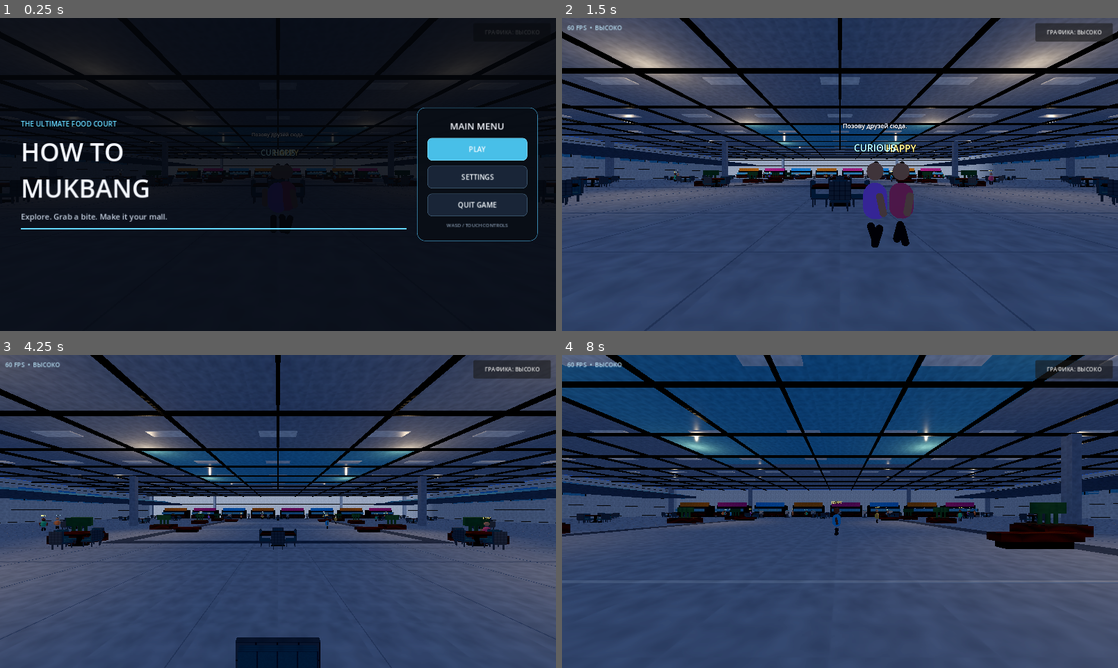
Above: before the commit, frames 1-4 (two rows, left to right).
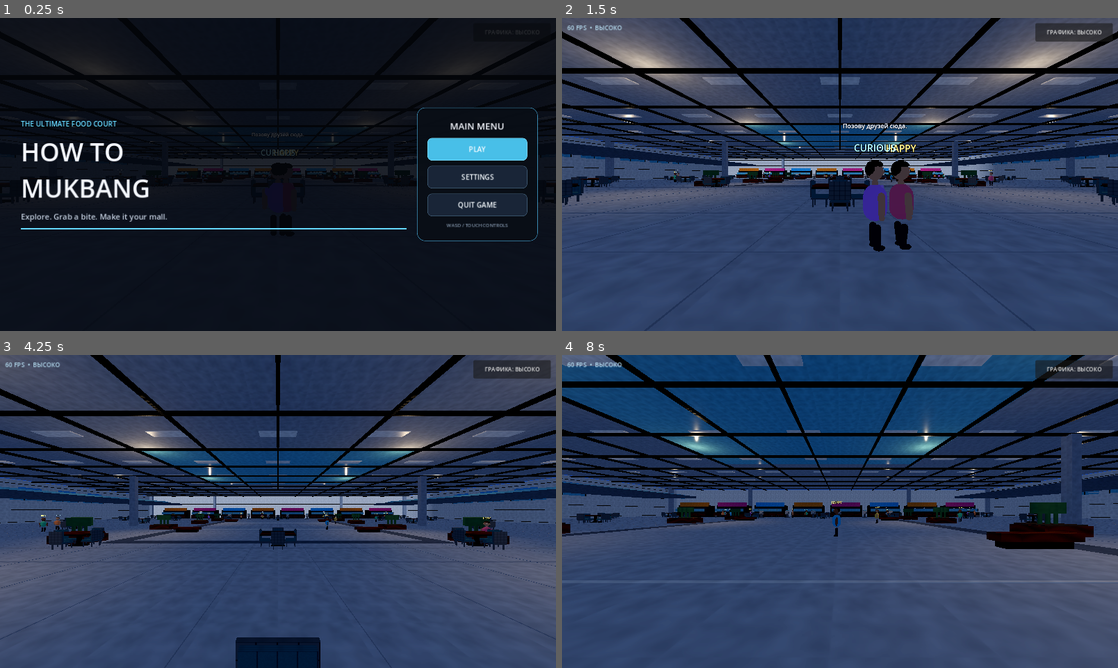
Above: after the commit, the same moments.

Repository: gggevego15-ui/How-to-MUKBANG
Game: Godot game, scene res://scenes/main.tscn
Same seed, same stepped clock (60 frames per second), same inputs: the game is played once before the commit and once after it.
Inputs (mouse positions are in pixels of both pictures, inside the frame that each line leads up to):
- Up to frame 1 (0.25 s): no input
- Up to frame 2 (1.5 s): click "PLAY" at 0.5 s; tap Enter at 1.25 s; move the mouse to (867, 174) at 1.27 s; hold Up (ui_up) from 1.28 s (still down); hold E from 1.28 s (still down)
- Up to frame 3 (4.25 s): keep holding Up (ui_up); tap Space at 1.52, 2.27, 3.77 s; move the mouse to (250, 511) at 2.02 s; release E at 2.03 s; tap F at 2.1 s; move the mouse to (289, 505) at 2.77 s; hold Shift 2.78-3.53 s; move the mouse to (272, 517) at 3.52 s; tap E at 3.6 s
- Up to frame 4 (8 s): move the mouse to (878, 514) at 4.27 s; tap F at 4.35, 6.6 s; tap Space at 4.52, 5.27, 6.77, 7.52 s; move the mouse to (795, 508) at 5.02 s; tap Shift at 5.1 s; move the mouse to (845, 511) at 5.77 s; hold E 5.78-6.53 s; move the mouse to (817, 505) at 6.52 s; release Up (ui_up) at 6.53 s; hold Right (ui_right) 6.53-7.28 s; move the mouse to (867, 511) at 7.27 s; hold Up (ui_up) from 7.28 s (still down); hold Shift from 7.28 s (still down)

The runs differ from the first frame. In frame 1, less than 0.1% of the frame differs, in the area x 47-69%, y 46-51%; in frame 2, 0.5%, in the area x 20-78%, y 45-75%; in frame 3, less than 0.1%; in frame 4, less than 0.1%.

Commit message:
Improve NPC faces and clothing details

Diff:
--- a/scripts/npc_visitor.gd
+++ b/scripts/npc_visitor.gd
@@ -48,21 +48,59 @@
 
 	var outfit := StandardMaterial3D.new()
 	outfit.albedo_color = outfit_color
-	outfit.roughness = 0.82
+	outfit.roughness = 0.72
+	outfit.metallic = 0.0
 	var skin := StandardMaterial3D.new()
 	skin.albedo_color = skin_color
-	skin.roughness = 0.9
+	skin.roughness = 0.74
 	var shoes := StandardMaterial3D.new()
 	shoes.albedo_color = Color("202634")
-	shoes.roughness = 0.8
+	shoes.roughness = 0.68
+	var hair_material := StandardMaterial3D.new()
+	var hair_colors := [Color("241a17"), Color("493126"), Color("171b22"), Color("76543b")]
+	hair_material.albedo_color = hair_colors[posmod(get_instance_id(), hair_colors.size())]
+	hair_material.roughness = 0.82
+	var eye_material := StandardMaterial3D.new()
+	eye_material.albedo_color = Color("171b22")
+	eye_material.roughness = 0.28
+	var white_material := StandardMaterial3D.new()
+	white_material.albedo_color = Color("f8f3e9")
+	white_material.roughness = 0.42
+	var accent_material := StandardMaterial3D.new()
+	accent_material.albedo_color = outfit_color.lightened(0.25)
+	accent_material.roughness = 0.6
 
 	_body = _capsule_part("Body", 0.27, 0.78, Vector3(0, 1.02, 0), outfit)
+	_capsule_part("Neck", 0.075, 0.16, Vector3(0, 1.43, 0), skin)
 	_capsule_part("Head", 0.19, 0.38, Vector3(0, 1.68, 0), skin)
-	_capsule_part("Hair", 0.195, 0.12, Vector3(0, 1.84, -0.025), shoes)
+	_sphere_part("HairCap", Vector3(0, 1.825, 0.005), Vector3(0.36, 0.18, 0.35), hair_material)
+	_sphere_part("HairBack", Vector3(0, 1.72, 0.105), Vector3(0.34, 0.30, 0.22), hair_material)
+	_sphere_part("LeftEar", Vector3(-0.185, 1.68, 0), Vector3(0.075, 0.105, 0.075), skin)
+	_sphere_part("RightEar", Vector3(0.185, 1.68, 0), Vector3(0.075, 0.105, 0.075), skin)
+	# Eyes, brows, nose and a small smile make visitors read as people rather than blank mannequins.
+	_sphere_part("LeftEyeWhite", Vector3(-0.067, 1.705, -0.164), Vector3(0.052, 0.045, 0.025), white_material)
+	_sphere_part("RightEyeWhite", Vector3(0.067, 1.705, -0.164), Vector3(0.052, 0.045, 0.025), white_material)
+	_sphere_part("LeftPupil", Vector3(-0.065, 1.704, -0.185), Vector3(0.024, 0.029, 0.014), eye_material)
+	_sphere_part("RightPupil", Vector3(0.069, 1.704, -0.185), Vector3(0.024, 0.029, 0.014), eye_material)
+	_sphere_part("LeftBrow", Vector3(-0.067, 1.755, -0.158), Vector3(0.07, 0.018, 0.022), hair_material)
+	_sphere_part("RightBrow", Vector3(0.067, 1.755, -0.158), Vector3(0.07, 0.018, 0.022), hair_material)
+	_sphere_part("Nose", Vector3(0, 1.665, -0.19), Vector3(0.045, 0.06, 0.045), skin)
+	_sphere_part("Smile", Vector3(0, 1.615, -0.177), Vector3(0.085, 0.018, 0.018), eye_material)
+	# Shirt collar, buttons and cuffs add small readable clothing details at normal play distance.
+	_sphere_part("CollarLeft", Vector3(-0.085, 1.355, -0.12), Vector3(0.13, 0.09, 0.055), accent_material)
+	_sphere_part("CollarRight", Vector3(0.085, 1.355, -0.12), Vector3(0.13, 0.09, 0.055), accent_material)
+	for button_index in range(3):
+		_sphere_part("ShirtButton_%d" % button_index, Vector3(0, 1.25 - float(button_index) * 0.13, -0.137), Vector3(0.025, 0.025, 0.018), white_material)
 	_left_leg = _capsule_part("LeftLeg", 0.085, 0.48, Vector3(-0.115, 0.34, 0), shoes)
 	_right_leg = _capsule_part("RightLeg", 0.085, 0.48, Vector3(0.115, 0.34, 0), shoes)
 	_left_arm = _capsule_part("LeftArm", 0.075, 0.48, Vector3(-0.34, 1.02, 0), skin)
 	_right_arm = _capsule_part("RightArm", 0.075, 0.48, Vector3(0.34, 1.02, 0), skin)
+	_sphere_part("LeftSleeve", Vector3(-0.29, 1.17, 0), Vector3(0.17, 0.22, 0.18), outfit)
+	_sphere_part("RightSleeve", Vector3(0.29, 1.17, 0), Vector3(0.17, 0.22, 0.18), outfit)
+	_sphere_part("LeftHand", Vector3(-0.35, 0.77, 0), Vector3(0.12, 0.13, 0.12), skin)
+	_sphere_part("RightHand", Vector3(0.35, 0.77, 0), Vector3(0.12, 0.13, 0.12), skin)
+	_sphere_part("LeftShoe", Vector3(-0.115, 0.09, -0.045), Vector3(0.16, 0.12, 0.26), shoes)
+	_sphere_part("RightShoe", Vector3(0.115, 0.09, -0.045), Vector3(0.16, 0.12, 0.26), shoes)
 
 	_emotion_label = Label3D.new()
 	_emotion_label.name = "Emotion"
@@ -95,6 +133,21 @@
 		_say(_queue_lines[posmod(queue_slot, _queue_lines.size())], 2.5)
 		_pause_left = queue_wait_seconds + float(queue_slot) * 0.25
 		_pause_action = "queue"
+
+func _sphere_part(label: String, part_position: Vector3, dimensions: Vector3, material: Material) -> MeshInstance3D:
+	var part := MeshInstance3D.new()
+	part.name = label
+	var mesh := SphereMesh.new()
+	mesh.radius = 0.5
+	mesh.height = 1.0
+	mesh.radial_segments = 16
+	mesh.rings = 8
+	part.mesh = mesh
+	part.position = part_position
+	part.scale = dimensions
+	part.material_override = material
+	add_child(part)
+	return part
 
 func _capsule_part(label: String, radius: float, height: float, part_position: Vector3, material: Material) -> MeshInstance3D:
 	var part := MeshInstance3D.new()
